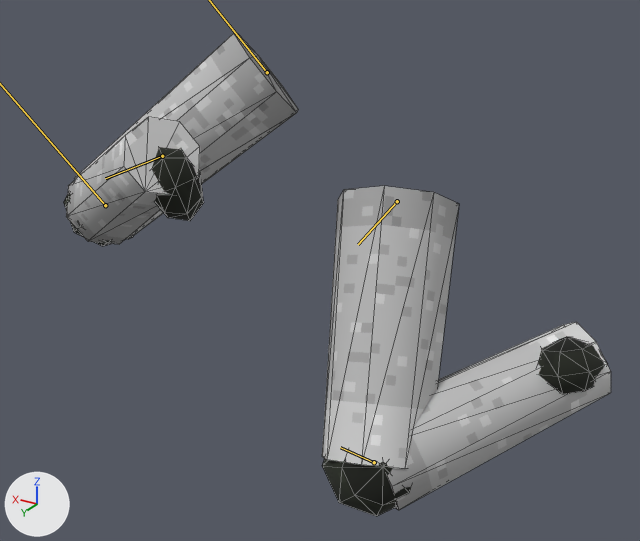
Renders of the glTF model assets/models/crew/rifleman_arms.glb from each side of a commit.
Camera for both pictures: a camera (50 mm lens) standing at (-0.394, 0.955, -0.138) and looking at (0.112, 0.111, -0.56). The lights are fixed; the arrows at lower left show +X, +Y and +Z. The first picture is the older version. Both versions are drawn at frame 0 of the action 'fp_knife_draw'; the numbers are the values there. The bones that change, and the others that lie on the model, are drawn over the model as lines. Mesh edges are drawn as thin lines.

Names of what the first picture shows: 'arms'.
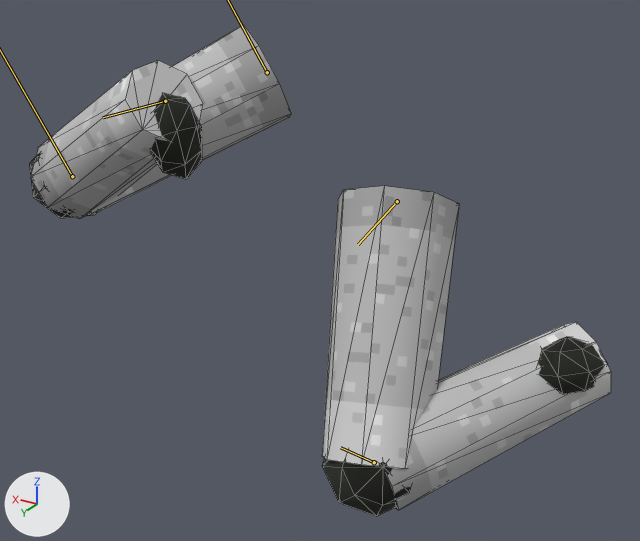
Where the change shows, as pixel boxes (x1, y1, x2, y2) in the pictures (640 x 541 px):
```json
{"object": "arms", "change": "posed", "before": [64, 33, 611, 516], "after": [29, 25, 611, 516], "on screen": "6% wider"}
{"bone": "hand_r", "before": "(162, 156) to (105, 178)", "after": "(165, 101) to (103, 117)"}
```

Edits to the scene script, one JSON object a line:
```json
{"block": "bone_upper_arm_r", "where": "bone_upper_arm_r = bpy.data.objects['rifleman_arms'].pose.bones['upper_arm_r']  # child of 'view'"}
{"op": "set", "path": "bone_upper_arm_r.rotation_quaternion", "old": "(0.903, -0.022, 0.266, -0.336)", "new": "(0.897, 0.08, 0.345, -0.266)", "note": "degrees (-14, 28, -44) -> degrees (-3, 41, -34)"}
{"block": "bone_forearm_r", "where": "bone_forearm_r = bpy.data.objects['rifleman_arms'].pose.bones['forearm_r']  # child of 'upper_arm_r'"}
{"op": "set", "path": "bone_forearm_r.rotation_quaternion", "old": "(0.452, 0.0, 0.892, 0.0)", "new": "(0.464, 0.0, 0.886, 0.0)", "note": "degrees (0, 126, 0) -> degrees (0, 125, 0)"}
{"block": "bone_hand_r", "where": "bone_hand_r = bpy.data.objects['rifleman_arms'].pose.bones['hand_r']  # child of 'forearm_r'"}
{"op": "set", "path": "bone_hand_r.rotation_quaternion", "old": "(0.221, 0.372, -0.775, -0.46)", "new": "(0.216, 0.422, -0.746, -0.468)", "note": "degrees (119, 0, -129) -> degrees (118, 4, -123)"}
```
